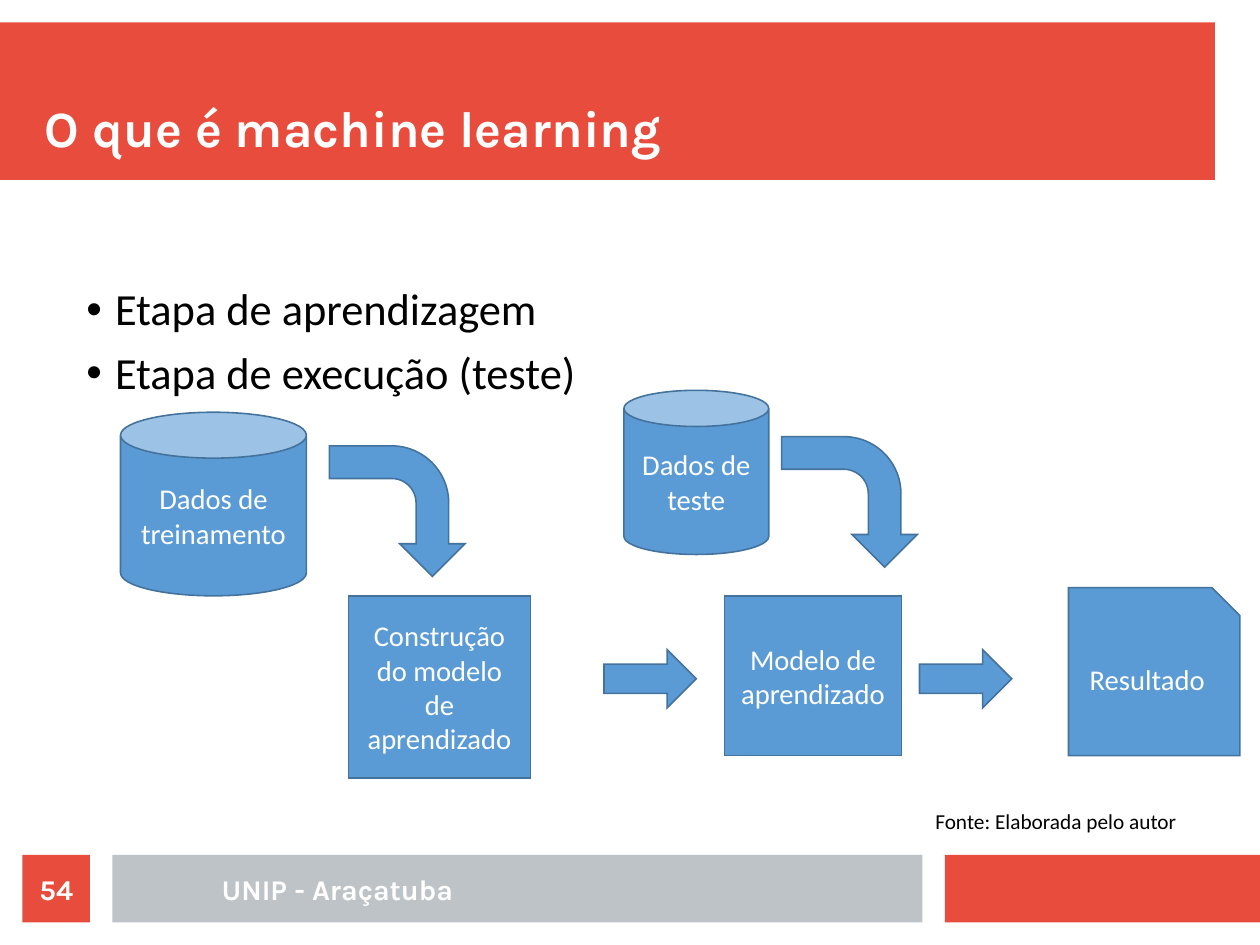
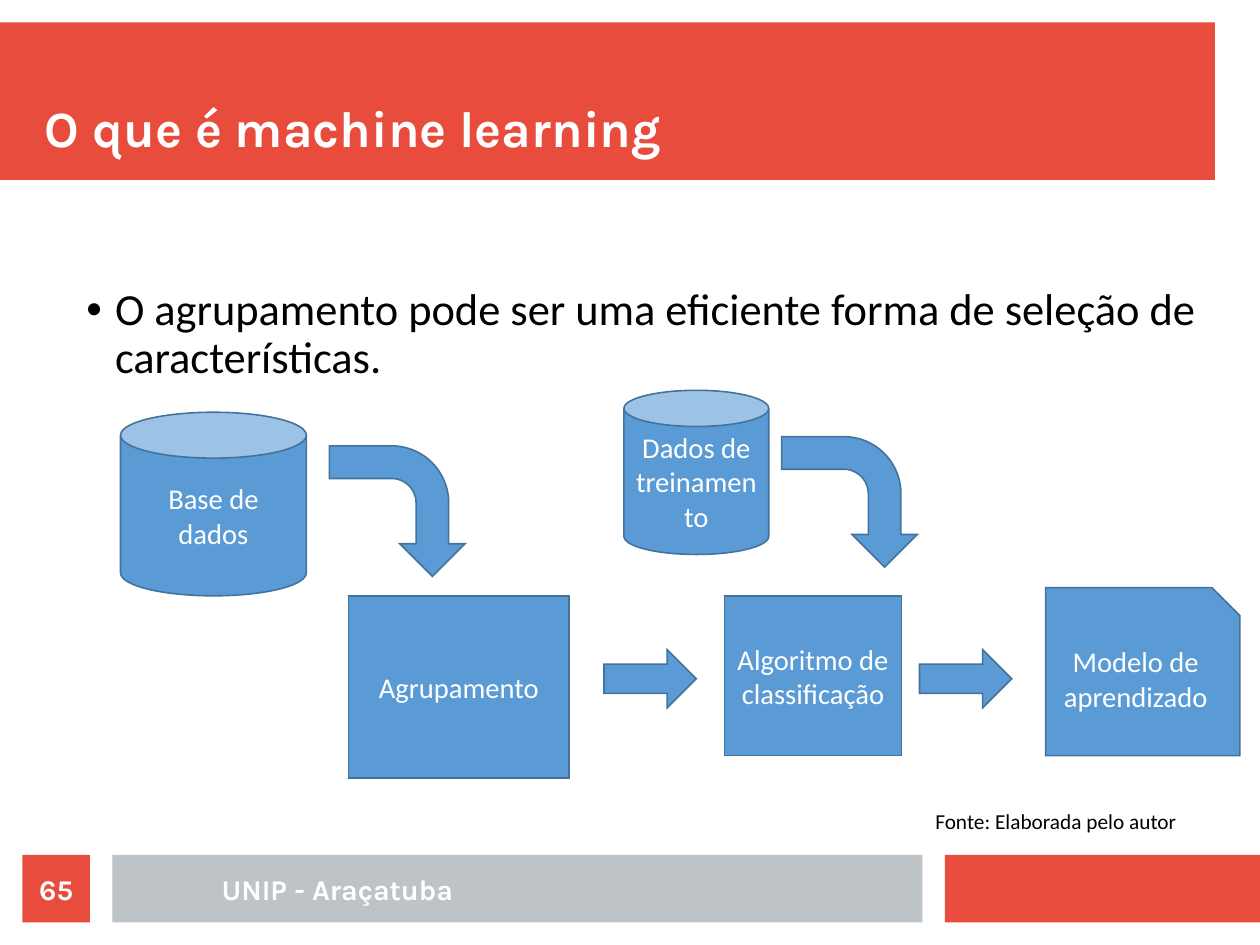
Before and after one commit to rafaelstojoao/pos-unip, a slide deck: slide 65 of [2020][modulo][Machine_Learning]/[aula]02[Agrupamento].odp (slide 54 before the commit). Drawn at 1260x945 pixels with LibreOffice and Linux fonts; fonts in the diff are those of the drawing. Boxes give left, top, right and bottom in pixels: in the first picture for what was removed or moved away, otherwise in the second. Text is boxed around its words. In the diff, an @@ line names an element or a change of style, - is before the commit and + after.

```diff
--- a/[2020][modulo][Machine_Learning]/[aula]02[Agrupamento].odp
+++ b/[2020][modulo][Machine_Learning]/[aula]02[Agrupamento].odp
@@ text at (115,294,1195,374): text changed @@
-• Etapa de aprendizagem
-• Etapa de execução (teste)
+• O agrupamento pode ser uma eficiente forma de seleção de características.
@@ text in cylinder at (642,438,750,458): text changed @@
-Dados de teste
+Dados de treinamento
@@ text in cylinder at (168,489,258,544): text changed @@
-Dados de treinamento
+Base de dados
@@ rectangle removed at (349,596,531,777) @@
-Construção do modelo de aprendizado
@@ rectangle added at (349,596,569,777), fill #5B9BD5, outline #43729D 0.99 pt, 18 pt, text #FFFFFF @@
+Agrupamento
@@ snip rect added at (1046,588,1241,756), fill #5B9BD5, outline #43729D 0.99 pt, 18 pt, text #FFFFFF @@
+Modelo de aprendizado
@@ snip rect removed at (1069,588,1241,756) @@
-Resultado
@@ text in rectangle at (737,650,888,709): text changed @@
-Modelo de aprendizado
+Algoritmo de classificação
@@ page number at (39,881,73,901): text changed @@
-54
+65
```
Also in this commit, not shown: 11 other slides changed, 33 slides added, 24 slides removed, 1 other file.
